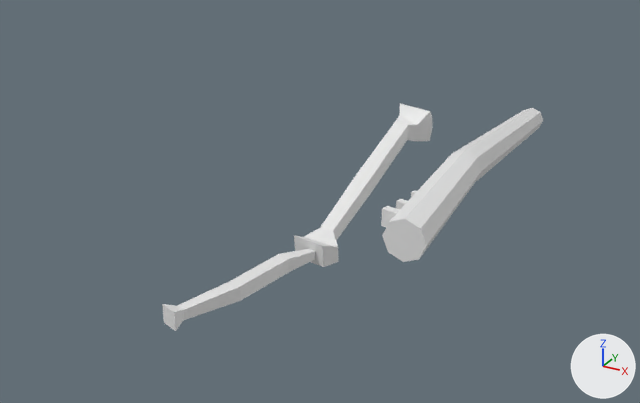
Renders of the Blender file assets/models/skeleton/skeleton.blend from each side of a commit.
Before and after are seen from a camera (50 mm lens) standing at (0.79, -2.04, 0.99) and looking at (-0.44, 0.19, -0.12). Every picture has the same lights, and +X, +Y and +Z are marked at lower right. The picture after the commit comes second.

The first picture shows 'Humerus', 'Spine', 'Ulna'.
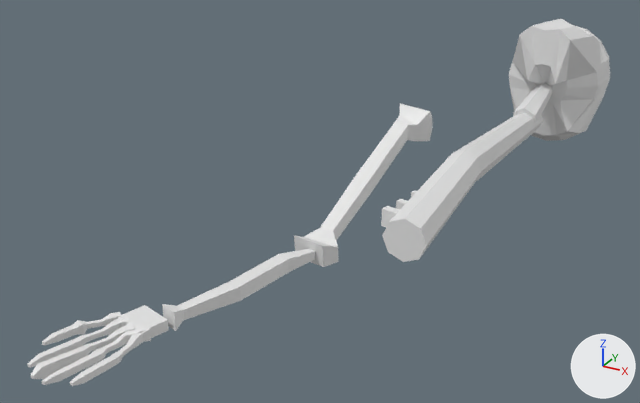
Commit message: Progress on skeleton

Location of each change, [x1, y1, x2, y2] in pixels of the pictures (640 x 403 px):
'Skull', added
    after: [509, 19, 610, 141]
'MiddleFinger', added
    after: [30, 322, 135, 379]
'IndexFinger', added
    after: [42, 324, 143, 385]
'Pinky', added
    after: [70, 324, 151, 386]
'RngFinger', added
    after: [27, 313, 129, 367]
'Palm', added
    after: [118, 305, 169, 338]
'Neck', added
    after: [513, 83, 553, 123]
'Thumb', added
    after: [42, 312, 121, 345]

The change, as a diff of the scene's bpy script:
```diff
--- a/assets/models/skeleton/skeleton.blend.py
+++ b/assets/models/skeleton/skeleton.blend.py
@@ me_cube_011 @@
+me_cube_011.from_pydata(...)  # 36 vertices, 34 faces; spans x -2.2..2.4, y -18.8..2.9, z -1.5..1.5
@@ me_cube_010 @@
+me_cube_010.from_pydata(...)  # 36 vertices, 34 faces; spans x -2.2..5.0, y -20.4..2.9, z -1.5..1.5
@@ me_cube_009 @@
+me_cube_009.from_pydata(...)  # 36 vertices, 34 faces; spans x -2.2..6.5, y -20.0..2.9, z -1.5..1.5
@@ me_cube_007 @@
+me_cube_007.from_pydata(...)  # 36 vertices, 34 faces; spans x -2.2..5.9, y -19.7..2.9, z -1.5..1.5
@@ me_cube_005 @@
+me_cube_005.from_pydata(...)  # a box spanning x -1.0..1.0, y -1.0..1.0, z -1.0..1.0
@@ me_cube_006 @@
+me_cube_006.from_pydata(...)  # 32 vertices, 30 faces; spans x -1.0..5.3, y -15.8..1.0, z -1.2..1.2
@@ me_circle @@
+me_circle.from_pydata(...)  # 18 vertices, 14 faces; spans x -0.68..0.68, y -0.77..1.43, z -4.52..0.14
@@ me_sphere @@
+me_sphere.from_pydata(...)  # 116 vertices, 128 faces; spans x -1.0..1.0, y -1.69..0.92, z -1.69..0.89
@@ ob_pinky @@
+ob_pinky = bpy.data.objects.new('Pinky', me_cube_011)
+ob_pinky.location = (-0.581, -0.53, -0.266)
+ob_pinky.rotation_euler = (0.0, 0.0, -0.112)  # degrees (0, 0, -6.4)
+ob_pinky.scale = (0.0125, 0.0125, 0.0125)
@@ ob_indexfinger @@
+ob_indexfinger = bpy.data.objects.new('IndexFinger', me_cube_010)
+ob_indexfinger.location = (-0.603, -0.54, -0.266)
+ob_indexfinger.rotation_euler = (0.0, 0.0, -0.437)  # degrees (0, 0, -25)
+ob_indexfinger.scale = (0.0125, 0.0125, 0.0125)
@@ ob_middlefinger @@
+ob_middlefinger = bpy.data.objects.new('MiddleFinger', me_cube_009)
+ob_middlefinger.location = (-0.63, -0.538, -0.266)
+ob_middlefinger.rotation_euler = (0.0, 0.0, -0.572)  # degrees (0, 0, -33)
+ob_middlefinger.scale = (0.0125, 0.0125, 0.0125)
@@ ob_rngfinger @@
+ob_rngfinger = bpy.data.objects.new('RngFinger', me_cube_007)
+ob_rngfinger.location = (-0.67, -0.513, -0.266)
+ob_rngfinger.rotation_euler = (0.0, 0.0, -0.572)  # degrees (0, 0, -33)
+ob_rngfinger.scale = (0.0125, 0.0125, 0.0125)
@@ ob_palm @@
+ob_palm = bpy.data.objects.new('Palm', me_cube_005)
+ob_palm.location = (-0.62, -0.462, -0.266)
+ob_palm.rotation_euler = (0.0, 0.0, -0.299)  # degrees (0, 0, -17)
+ob_palm.scale = (-0.0542, -0.0426, -0.0165)
@@ ob_thumb @@
+ob_thumb = bpy.data.objects.new('Thumb', me_cube_006)
+ob_thumb.location = (-0.7, -0.479, -0.266)
+ob_thumb.rotation_euler = (0.0, 0.0, -0.735)  # degrees (0, 0, -42)
+ob_thumb.scale = (0.0125, 0.0125, 0.0125)
@@ ob_neck @@
+ob_neck = bpy.data.objects.new('Neck', me_circle)
+ob_neck.location = (0.0, 0.851, 0.026)
+ob_neck.rotation_euler = (-1.571, 0.0, 0.0)  # degrees (-90, 0, 0)
+ob_neck.scale = (-0.0565, -0.0565, -0.0565)
@@ ob_skull @@
+ob_skull = bpy.data.objects.new('Skull', me_sphere)
+ob_skull.location = (0.0, 1.299, 0.0)
+ob_skull.rotation_euler = (-1.571, 0.0, 0.0)  # degrees (-90, 0, 0)
+ob_skull.scale = (0.185, 0.185, 0.185)
```
